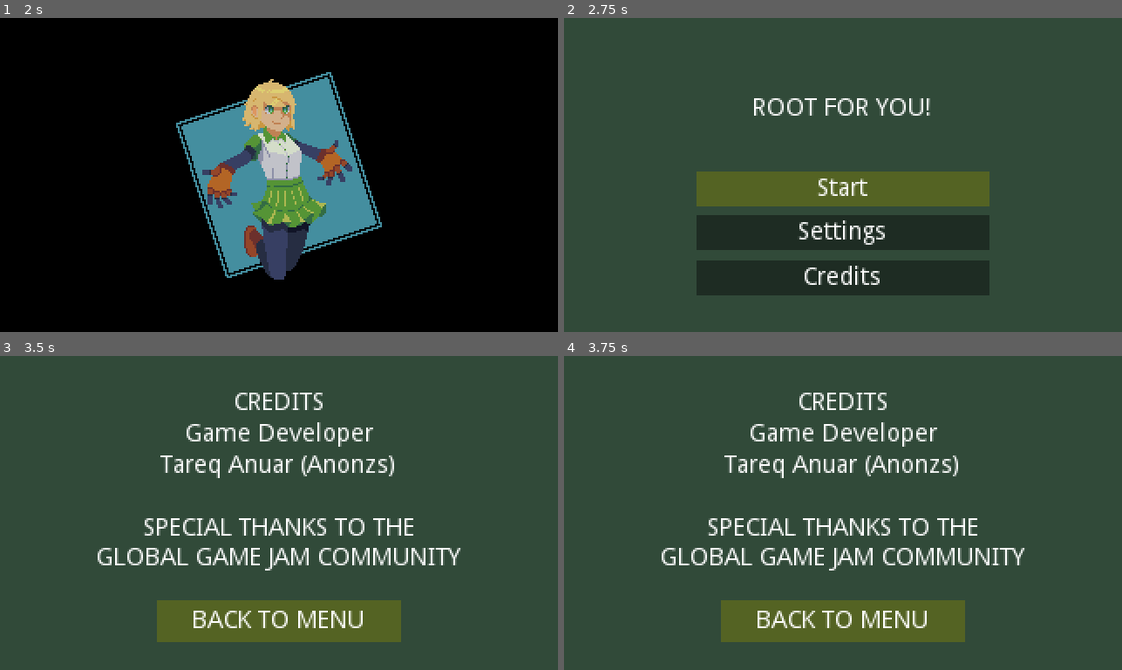
Above: before the commit, frames 1-4 (two rows, left to right).
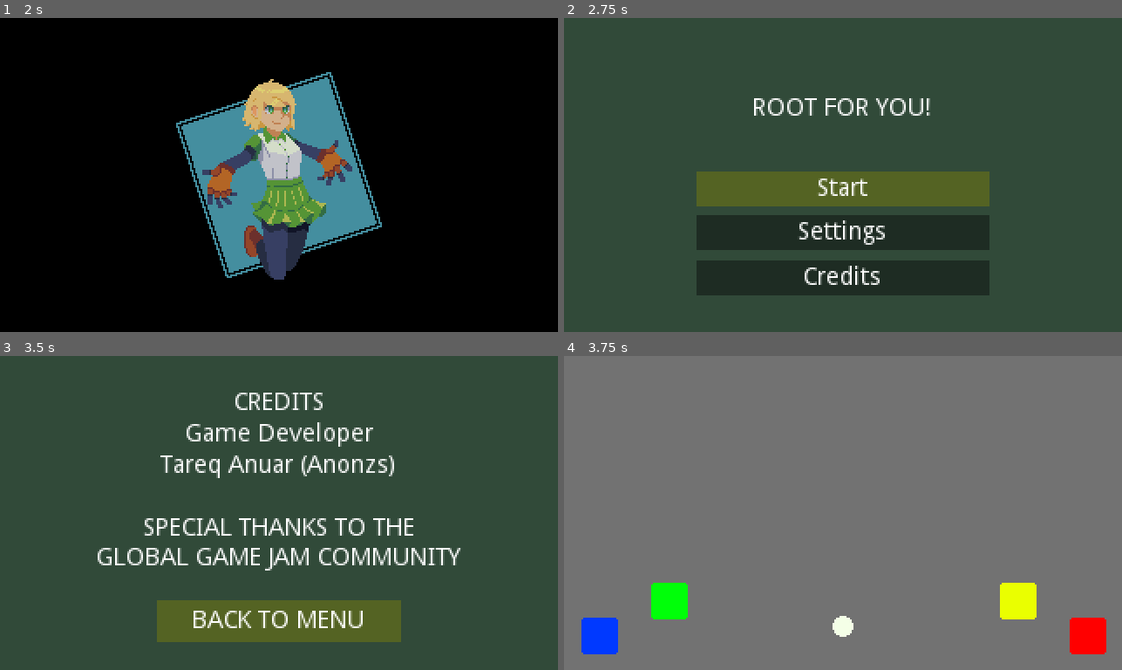
Above: after the commit, the same moments.

Repository: MTareqAzim/root-for-you
Game: Godot game, scene res://scenes/main_scenes/main_game.tscn
Same seed, same stepped clock (60 frames per second), same inputs: the game is played once before the commit and once after it. The engine's default icon, where the game draws it, is replaced by a stand-in: a white triangle on a blue panel in a dark square.
Inputs:
- Up to frame 1 (2 s): tap Enter (start) at 0.5, 1.35 s; hold Right (ui_right) 0.53-1.28 s; hold Enter (start) 0.53-1.28 s; hold Backspace (back) from 1.28 s (still down)
- Up to frame 2 (2.75 s): release Backspace (back) at 2.03 s; hold Right (ui_right) from 2.03 s (still down); hold Enter (start) from 2.03 s (still down)
- Up to frame 3 (3.5 s): release Right (ui_right) at 2.78 s; release Enter (start) at 2.78 s; hold Up (ui_up) from 2.78 s (still down); tap Enter (start) at 2.85 s
- Up to frame 4 (3.75 s): tap Enter (start) at 3.5 s; release Up (ui_up) at 3.53 s; hold Left (ui_left) from 3.53 s (still down); hold Enter (start) from 3.53 s (still down)

Frames 1-3 are identical in both runs. In frame 4, 99% of the frame differs, in the area x 0-100%, y 0-100%.
Error before the commit: Attempt to call function 'instance' in base 'null instance' on a null instance. (res://scripts/scene_manager.gd:36)

Commit message:
Menus complete.

Diff:
--- a/scenes/menu_scenes/credits_menu.tscn
+++ b/scenes/menu_scenes/credits_menu.tscn
@@ -8,6 +8,7 @@
 anchor_right = 1.0
 anchor_bottom = 1.0
 script = ExtResource( 1 )
+main_menu = "res://scenes/menu_scenes/main_menu.tscn"
 
 [node name="ColorRect" type="ColorRect" parent="."]
 anchor_right = 1.0
